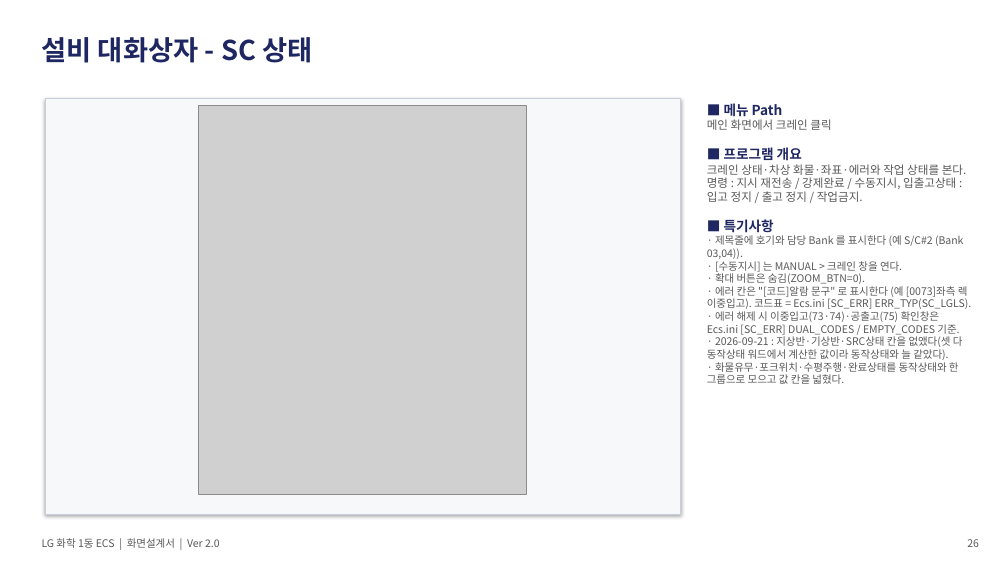
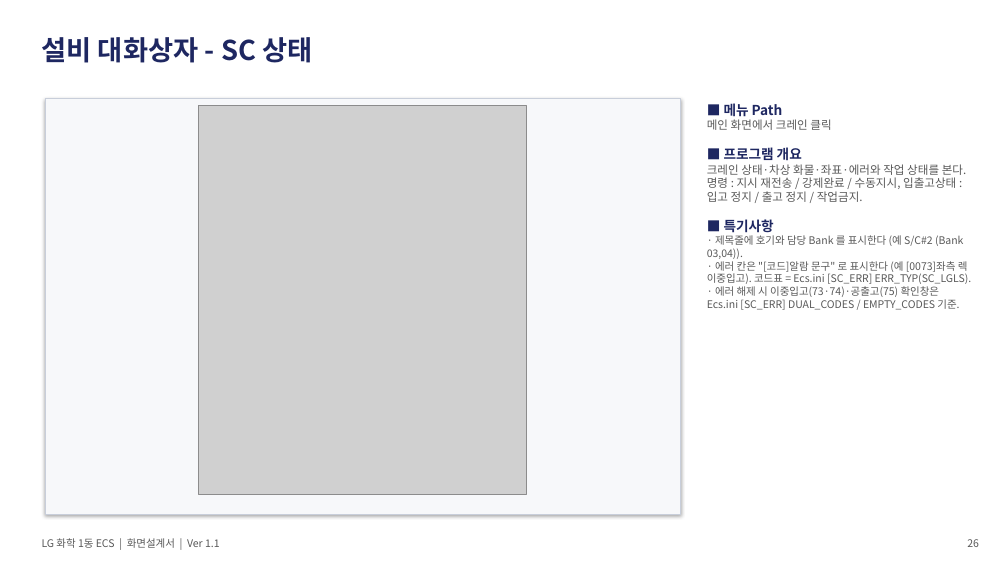
Before and after one commit to yeorijby-coder/LGLS_ALL, a slide deck: slide 24 of docs/산출물_20260921/06_ECS_화면설계서.pptx (slide 26 before the commit). Drawn at 1008x567 pixels with LibreOffice and Linux fonts; fonts in the diff are those of the drawing; grey boxes stand for pictures. Boxes give left, top, right and bottom in pixels: in the first picture for what was removed or moved away, otherwise in the second. Text is boxed around its words. In the diff, an @@ line names an element or a change of style, - is before the commit and + after.

```diff
--- a/docs/산출물_20260921/06_ECS_화면설계서.pptx
+++ b/docs/산출물_20260921/06_ECS_화면설계서.pptx
@@ text at (x1=715, y1=261, x2=902, y2=284): paragraphs removed @@
-· [수동지시] 는 MANUAL > 크레인 창을 연다.
-· 확대 버튼은 숨김(ZOOM_BTN=0).
@@ text at (x1=707, y1=336, x2=963, y2=384): paragraphs removed @@
-· 2026-09-21 : 지상반·기상반·SRC상태 칸을 없앴다(셋 다 동작상태 워드에서 계산한 값이라 동작상태와 늘 같았다).
-· 화물유무·포크위치·수평주행·완료상태를 동작상태와 한 그룹으로 모으고 값 칸을 넓혔다.
@@ text at (x1=42, y1=538, x2=220, y2=548): text changed @@
-LG 화학 1동 ECS | 화면설계서 | Ver 2.0
+LG 화학 1동 ECS | 화면설계서 | Ver 1.1
```
Also in this commit, not shown: 24 other slides changed, 2 slides removed, 2 other files.
